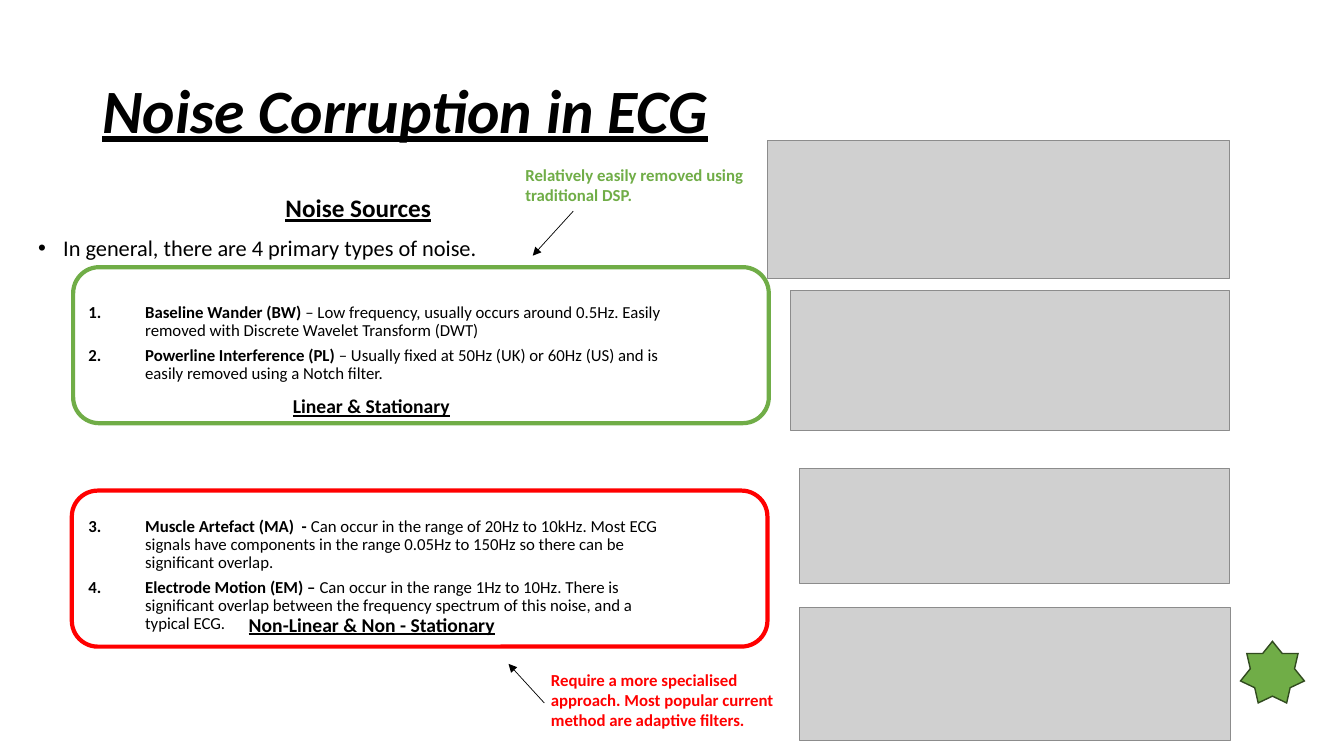
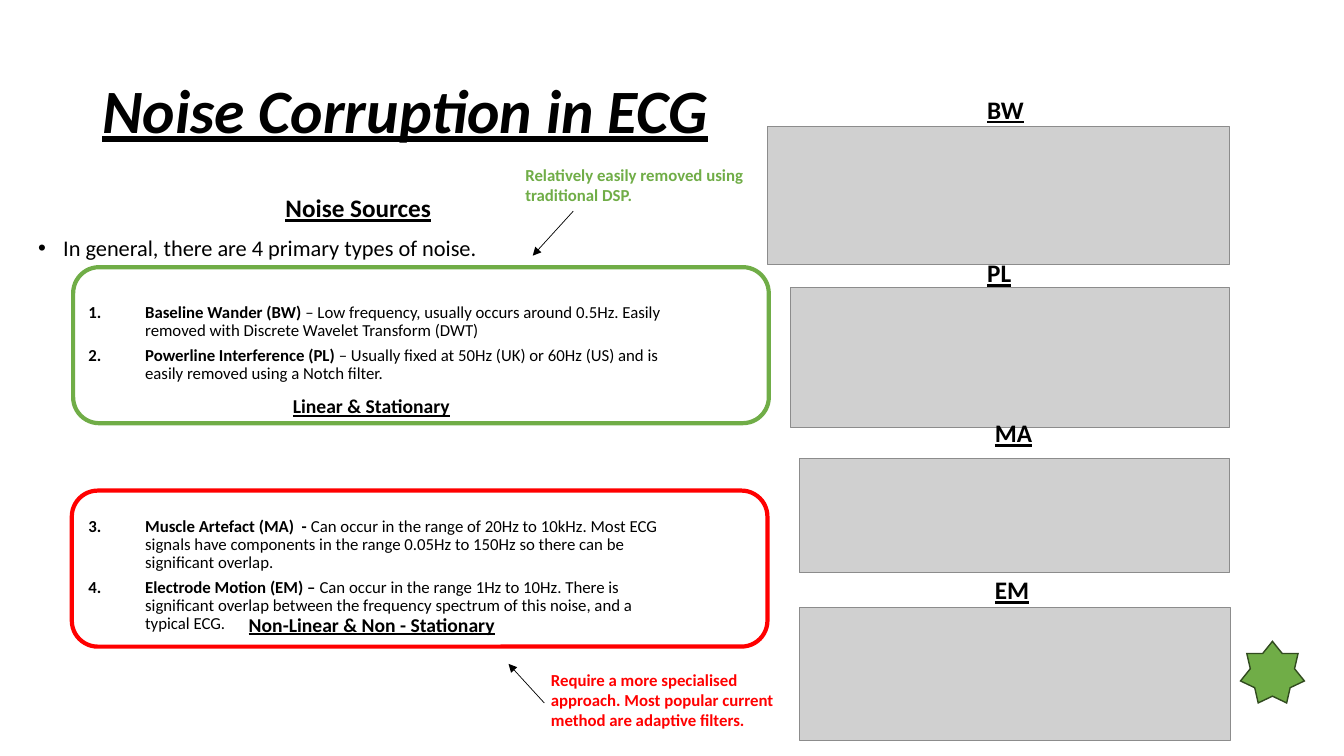
Before and after one commit to ben120-web/MSc-Project, a slide deck: slide 4 of Electrode Motion Denoising/reports/DeepLearningElectrodeMotionRemoval.pptx. Drawn at 1344x756 pixels with LibreOffice and Linux fonts; fonts in the diff are those of the drawing; grey boxes stand for pictures. Boxes give left, top, right and bottom in pixels: in the first picture for what was removed or moved away, otherwise in the second. Text is boxed around its words. In the diff, an @@ line names an element or a change of style, - is before the commit and + after.

```diff
--- a/Electrode Motion Denoising/reports/DeepLearningElectrodeMotionRemoval.pptx
+++ b/Electrode Motion Denoising/reports/DeepLearningElectrodeMotionRemoval.pptx
@@ text added at <box>987,102,1024,123</box>, 18 pt, text #000000, bold, underline @@
+BW
@@ picture: place and size @@
-picture at <box>767,140,1229,278</box>
+picture at <box>767,127,1229,265</box>
@@ text added at <box>987,264,1011,288</box>, 18 pt, text #000000, bold, underline @@
+PL
@@ picture: place and size @@
-picture at <box>791,290,1230,431</box>
+picture at <box>791,287,1230,427</box>
@@ text added at <box>995,425,1032,449</box>, 18 pt, text #000000, bold, underline @@
+MA
@@ picture: place and size @@
-picture at <box>800,469,1230,584</box>
+picture at <box>800,459,1230,574</box>
@@ text added at <box>995,582,1029,604</box>, 18 pt, text #000000, bold, underline @@
+EM
```
Also in this commit, not shown: 3 other slides changed.
